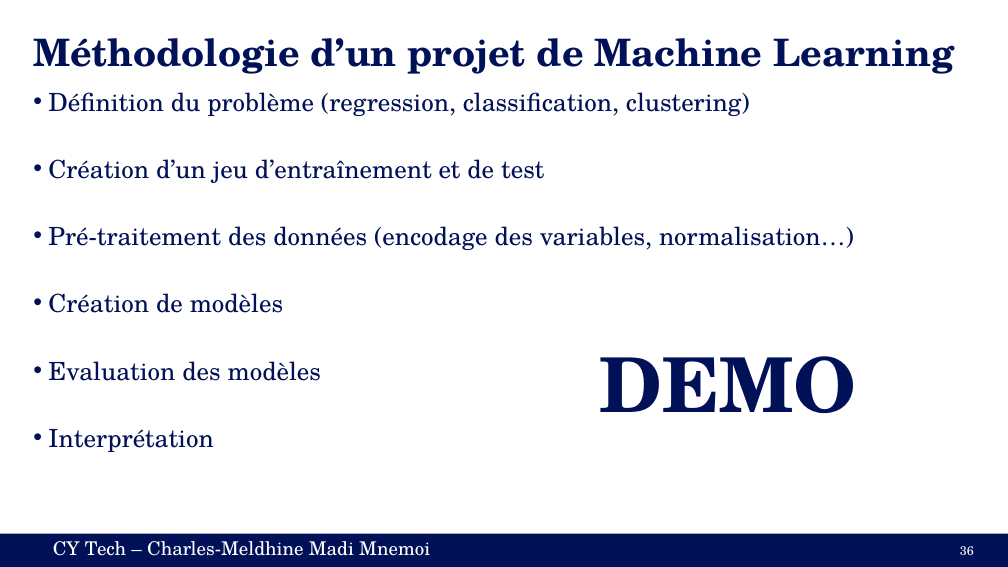
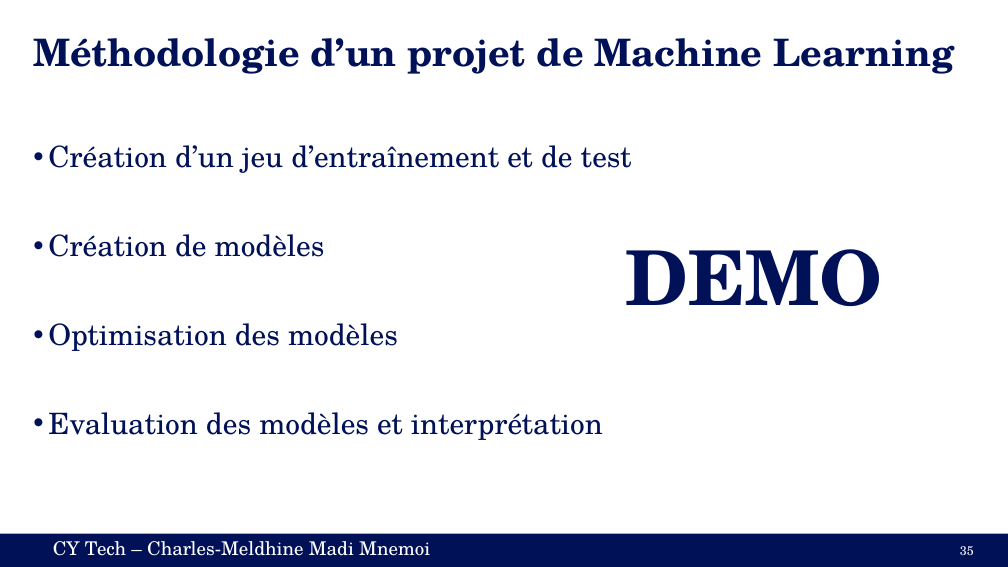
Before and after one commit to cmnemoi/cytech_sparks, a slide deck: slide 35 of presentation.pptx (slide 36 before the commit). Drawn at 1008x567 pixels with LibreOffice and Linux fonts; fonts in the diff are those of the drawing. Boxes give left, top, right and bottom in pixels: in the first picture for what was removed or moved away, otherwise in the second. Text is boxed around its words. In the diff, an @@ line names an element or a change of style, - is before the commit and + after.

```diff
--- a/presentation.pptx
+++ b/presentation.pptx
@@ text at [48,92,750,116]: paragraph removed @@
-• Définition du problème (regression, classification, clustering)
@@ text at [48,145,632,257]: size 23.8 to 28 pt in "Création d’un jeu d’entraînement et de test", "Création de modèles"; line spacing 0.7 to 0.9 @@
@@ text at [48,226,854,250]: paragraph removed @@
-• Pré-traitement des données (encodage des variables, normalisation…)
@@ text "DEMO": place and size @@
-text "DEMO" at [599,356,856,413]
+text "DEMO" at [625,249,882,306]
@@ text at [48,323,603,440]: text changed; size 23.8 to 28 pt @@
-• Evaluation des modèles
-• Interprétation
+• Optimisation des modèles
+• Evaluation des modèles et interprétation
@@ page number at [960,546,974,555]: text changed @@
-36
+35
```
Also in this commit, not shown: 12 other slides changed, 3 slides added, 1 slide removed, 4 other files.
